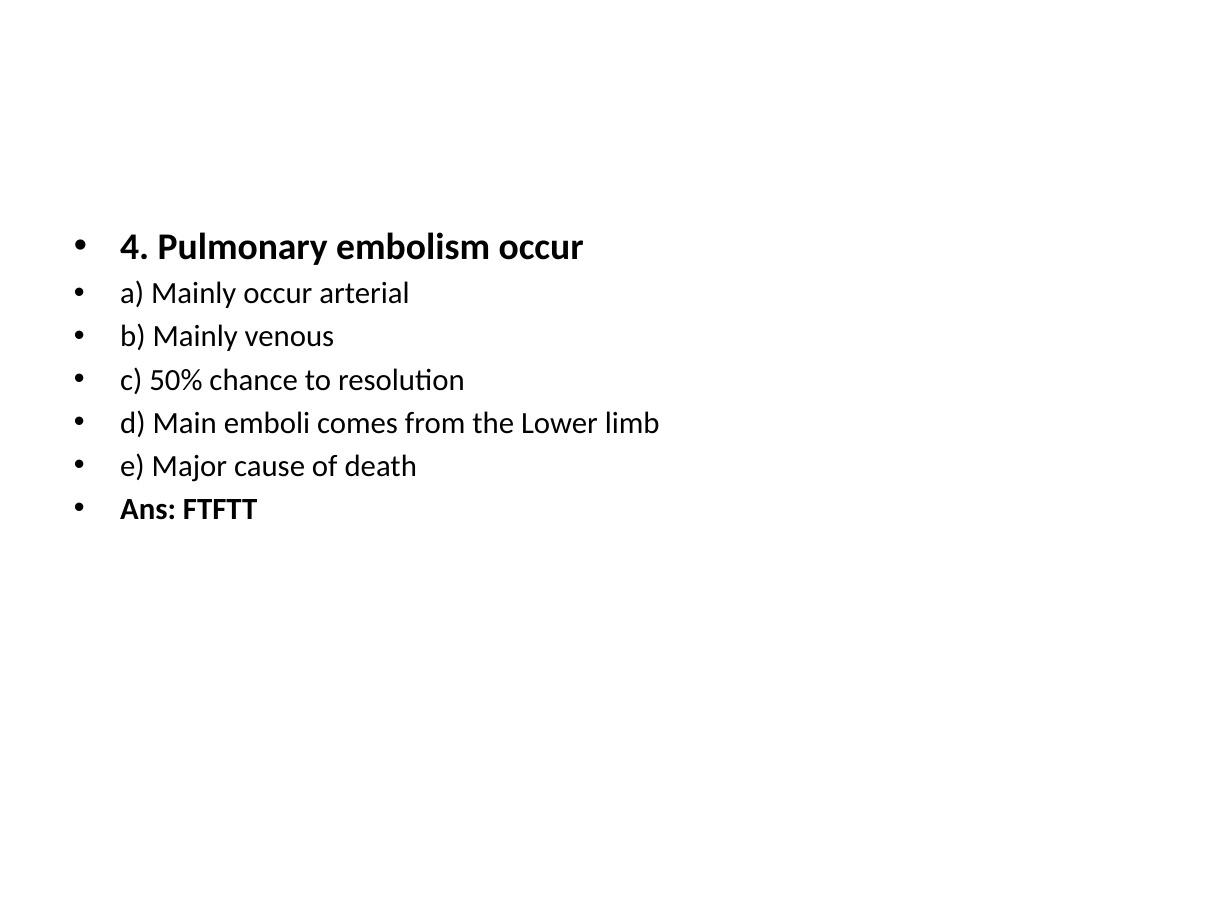
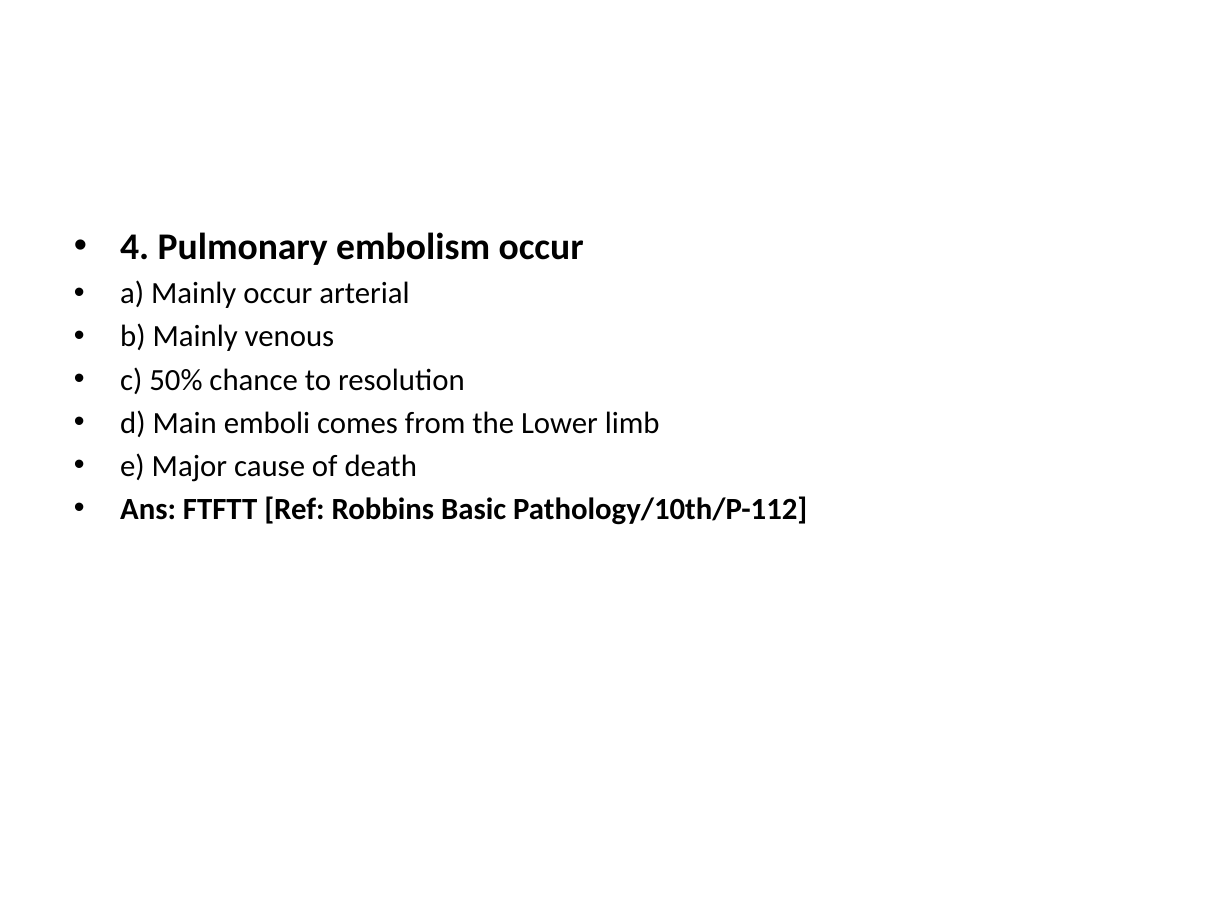
Before and after one commit to jahirulislammolla/exam_power_point, a slide deck: slide 7 of Cell_Injury___Adaptation__Inflammation___Healing___Hemodynamic_Exam__Gynae_July_25__C.pptx. Drawn at 1232x924 pixels with LibreOffice and Linux fonts; fonts in the diff are those of the drawing. Boxes give left, top, right and bottom in pixels: in the first picture for what was removed or moved away, otherwise in the second. Text is boxed around its words. In the diff, an @@ line names an element or a change of style, - is before the commit and + after.

```diff
--- a/Cell_Injury___Adaptation__Inflammation___Healing___Hemodynamic_Exam__Gynae_July_25__C.pptx
+++ b/Cell_Injury___Adaptation__Inflammation___Healing___Hemodynamic_Exam__Gynae_July_25__C.pptx
@@ text at (120, 496, 807, 525): text changed @@
-• Ans: FTFTT
+• Ans: FTFTT [Ref: Robbins Basic Pathology/10th/P-112]
```
Also in this commit, not shown: 90 other slides changed, 11 other files.
